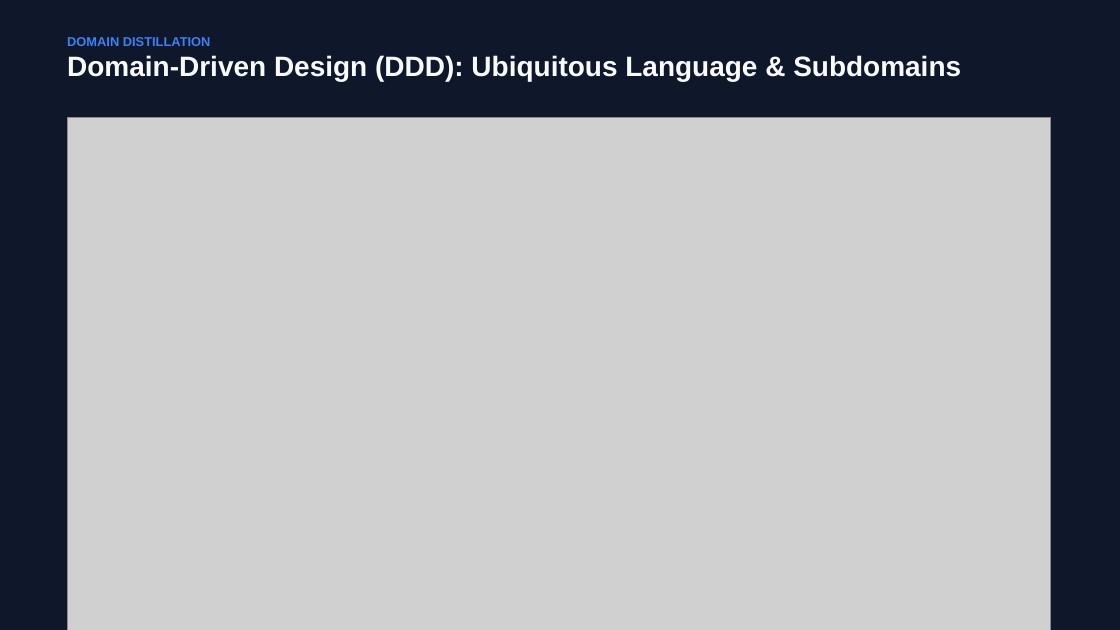
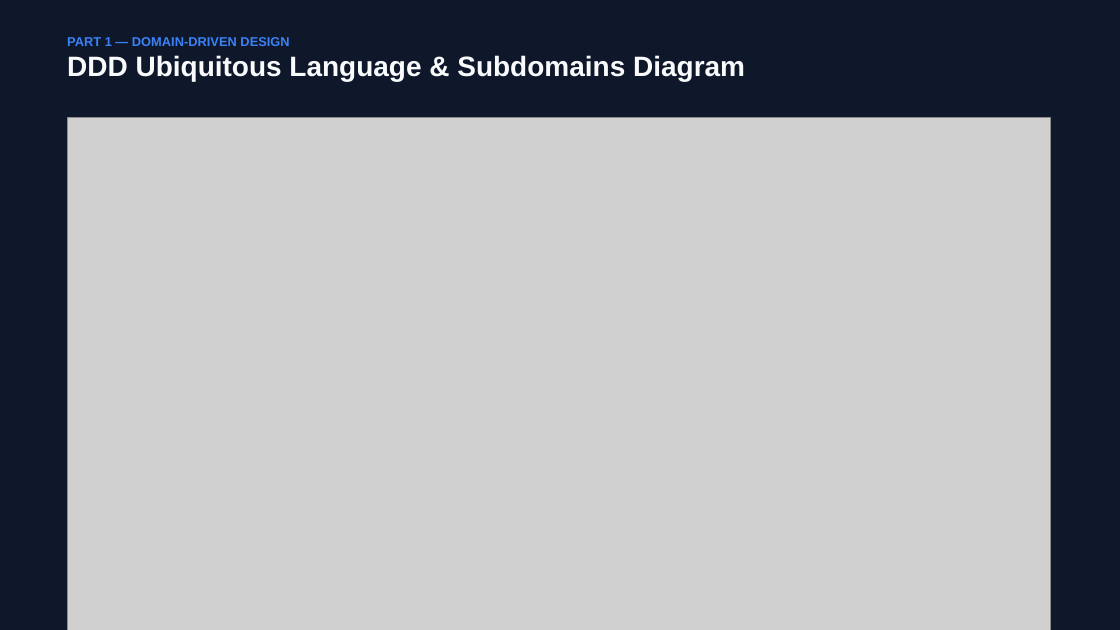
Before and after one commit to hykuBipin/DDD_HEXAGONAL_ARCHUNIT_NEW, a slide deck: slide 5 of Satellite_Architecture_DDD_Hexagonal_ArchUnit.pptx. Drawn at 1120x630 pixels with LibreOffice and Linux fonts; fonts in the diff are those of the drawing; grey boxes stand for pictures. Boxes give left, top, right and bottom in pixels: in the first picture for what was removed or moved away, otherwise in the second. Text is boxed around its words. In the diff, an @@ line names an element or a change of style, - is before the commit and + after.

```diff
--- a/Satellite_Architecture_DDD_Hexagonal_ArchUnit.pptx
+++ b/Satellite_Architecture_DDD_Hexagonal_ArchUnit.pptx
@@ text at (x1=67, y1=37, x2=745, y2=82): text changed @@
-DOMAIN DISTILLATION
-Domain-Driven Design (DDD): Ubiquitous Language & Subdomains
+PART 1 — DOMAIN-DRIVEN DESIGN
+DDD Ubiquitous Language & Subdomains Diagram
```
Also in this commit, not shown: 3 other slides changed, 10 slides added, 3 slides removed, 2 other files.
